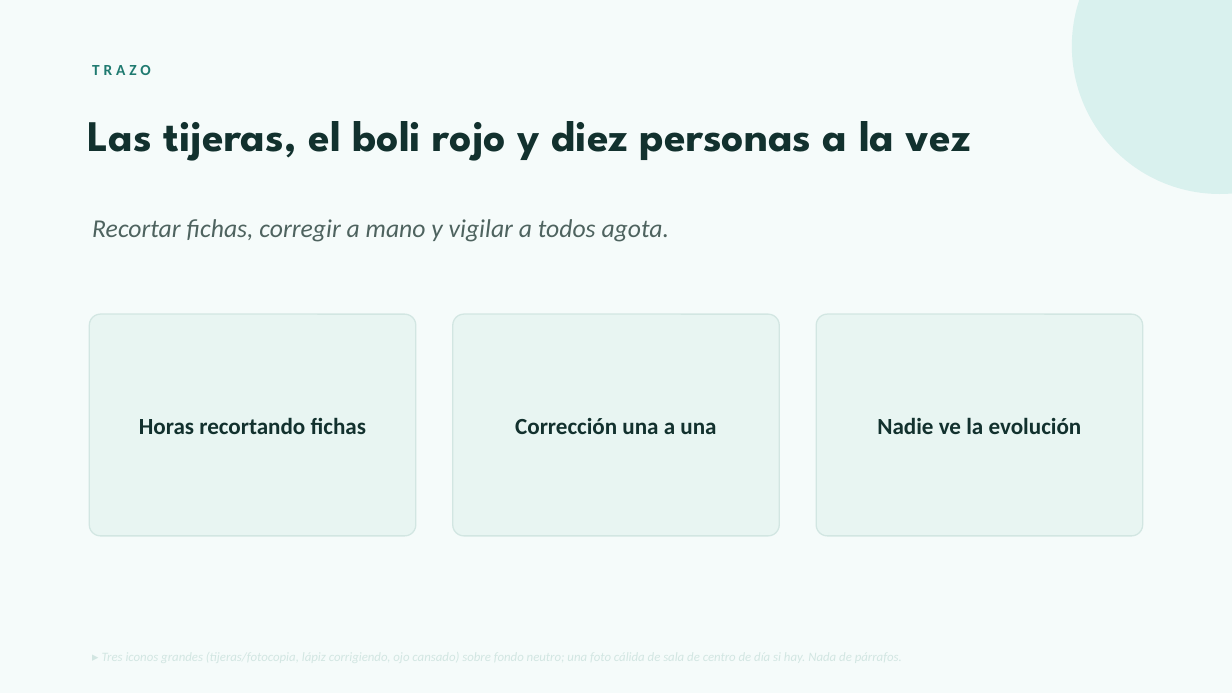
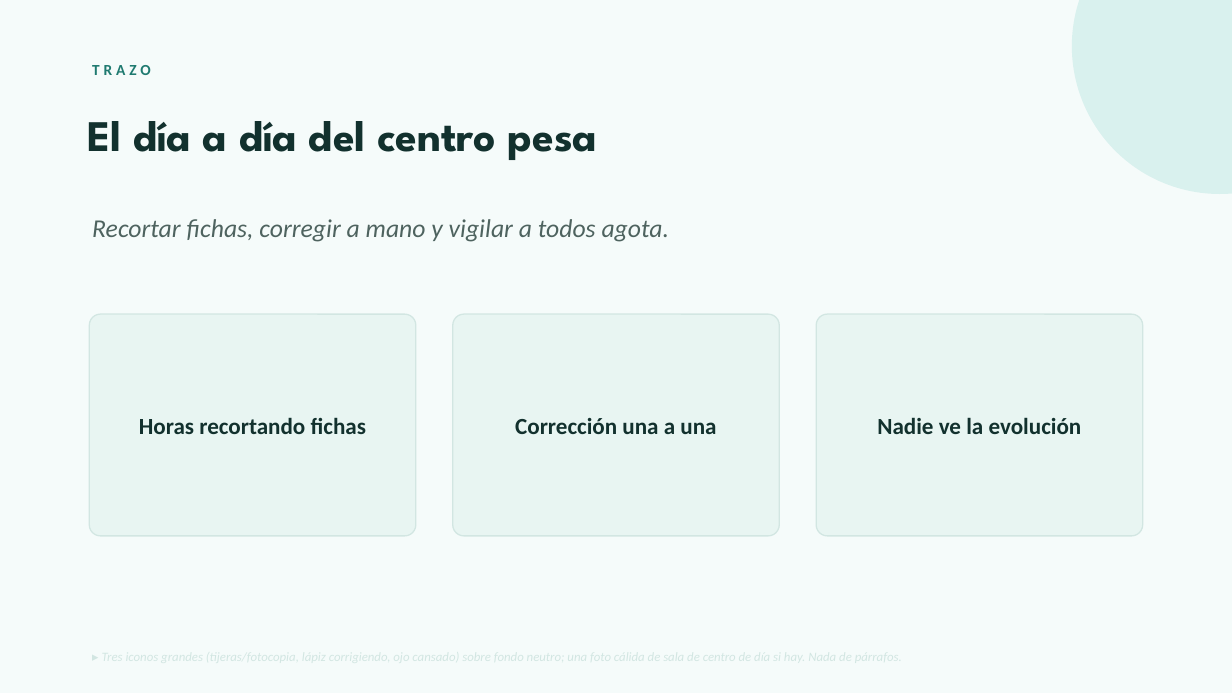
Before and after one commit to Sausf93/Trazo, a slide deck: slide 2 of docs/Trazo-Presentacion.pptx. Drawn at 1232x693 pixels with LibreOffice and Linux fonts; fonts in the diff are those of the drawing. Boxes give left, top, right and bottom in pixels: in the first picture for what was removed or moved away, otherwise in the second. Text is boxed around its words. In the diff, an @@ line names an element or a change of style, - is before the commit and + after.

```diff
--- a/docs/Trazo-Presentacion.pptx
+++ b/docs/Trazo-Presentacion.pptx
@@ text at [88, 121, 598, 160]: text changed @@
-Las tijeras, el boli rojo y diez personas a la vez
+El día a día del centro pesa
```
Also in this commit, not shown: 1 other slide changed, 1 other file.
